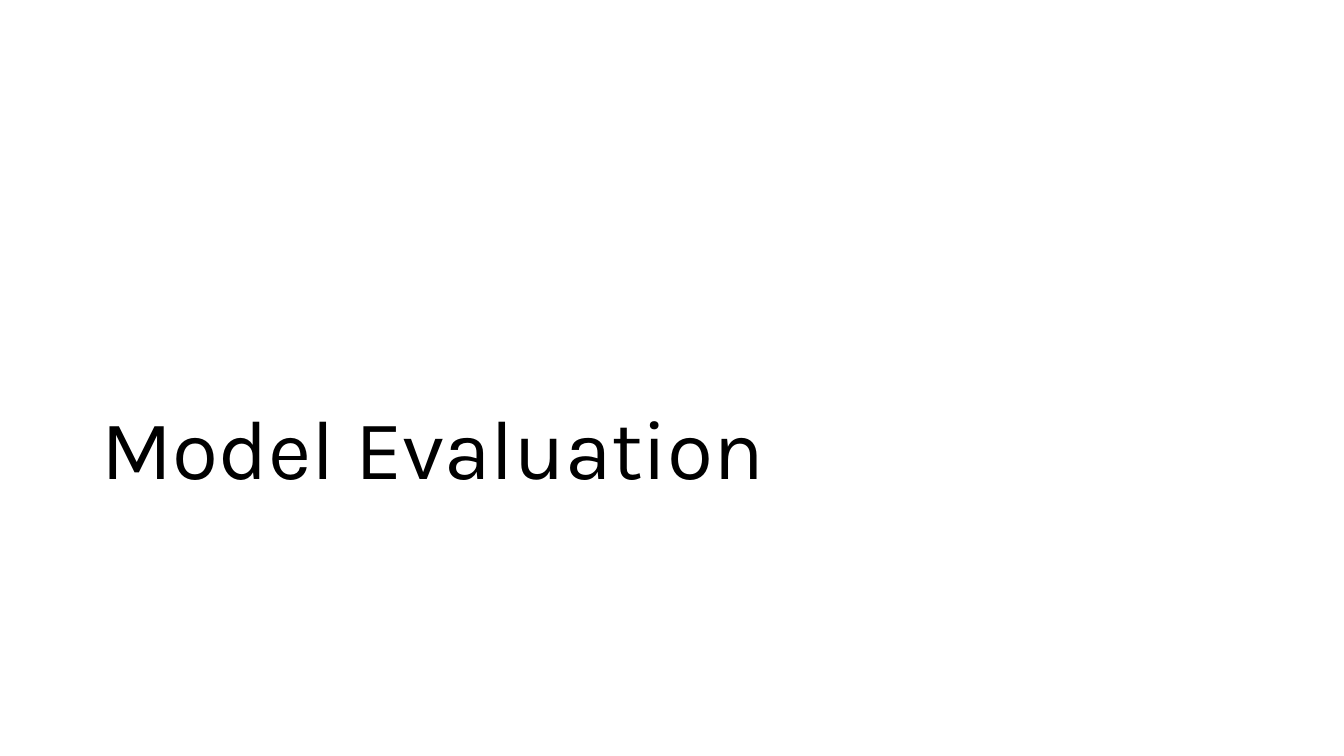
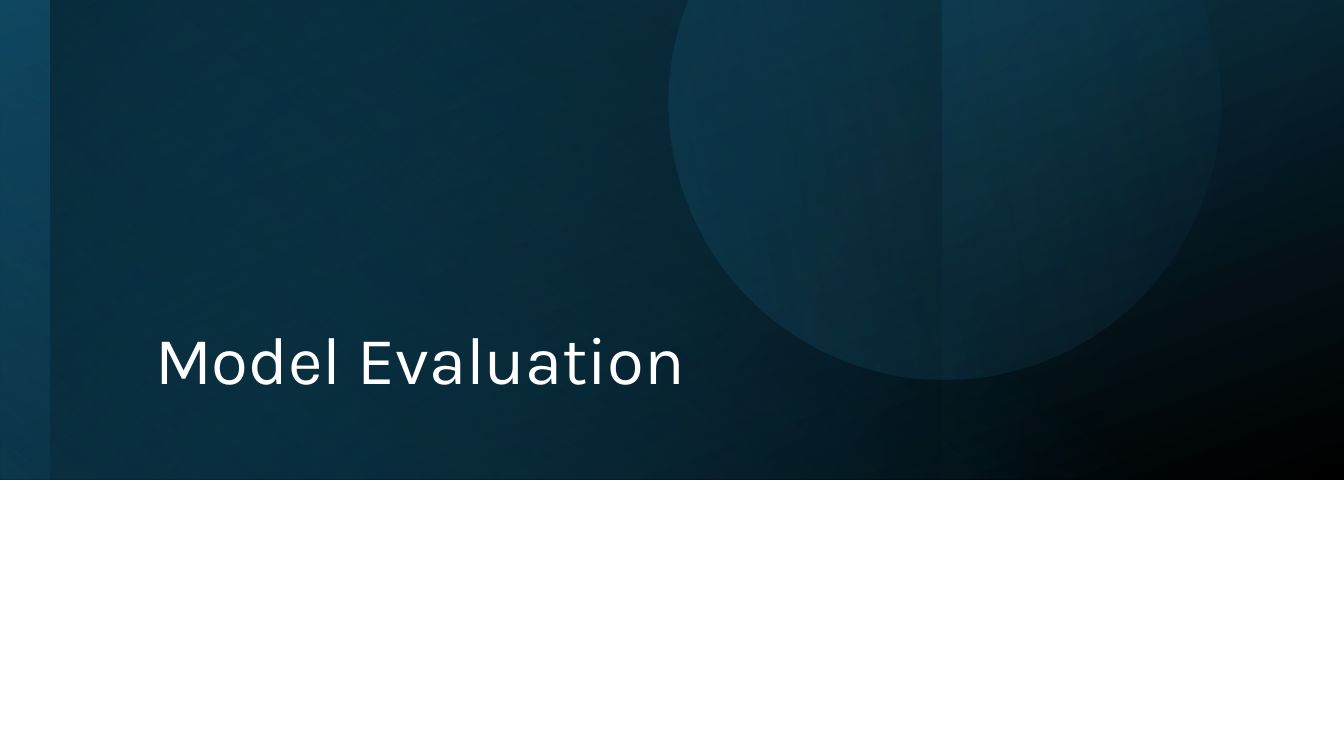
Before and after one commit to tkoche3/ISDS7075, a slide deck: slide 8 of ISDS 7075 Final Presentation.pptx (slide 10 before the commit). Drawn at 1344x756 pixels with LibreOffice and Linux fonts; fonts in the diff are those of the drawing. Boxes give left, top, right and bottom in pixels: in the first picture for what was removed or moved away, otherwise in the second. Text is boxed around its words. In the diff, an @@ line names an element or a change of style, - is before the commit and + after.

Commit message:
Formatting

```diff
--- a/ISDS 7075 Final Presentation.pptx
+++ b/ISDS 7075 Final Presentation.pptx
@@ rectangle added at bbox=[0, 0, 1344, 480], fill gradient #104862 to #000000 @@
@@ rectangle added at bbox=[0, 0, 1343, 479], fill gradient #156082 to #104862 @@
@@ rectangle added at bbox=[0, 0, 942, 480], fill gradient #0B3041 to #000000 @@
@@ rectangle added at bbox=[49, 0, 1344, 480], fill gradient #156082 to #000000 @@
@@ freeform shape added at bbox=[572, 0, 1289, 477], fill gradient #156082 to #46B1E1 @@
@@ title "Model Evaluation": place and size @@
-title "Model Evaluation" at bbox=[102, 421, 764, 480]
+title "Model Evaluation" at bbox=[155, 337, 685, 385]
@@ title "Model Evaluation" at bbox=[155, 337, 685, 385]: size 60 to 48 pt, text colour #000000 to #FFFFFF @@
```
Also in this commit, not shown: 11 other slides changed, 2 slides added, 4 slides removed.
